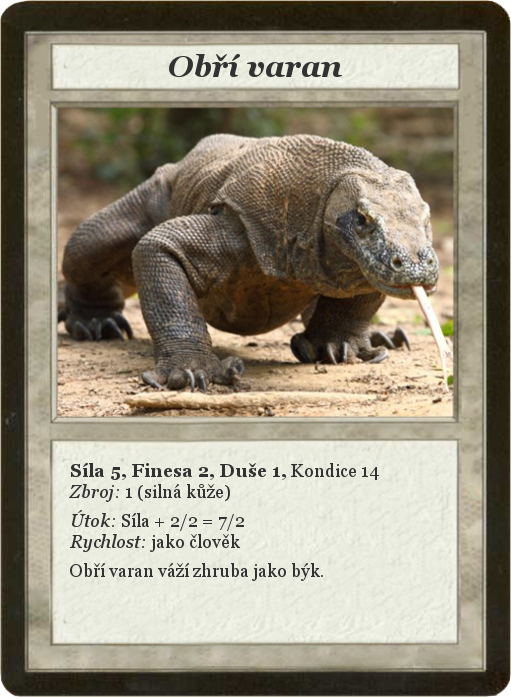
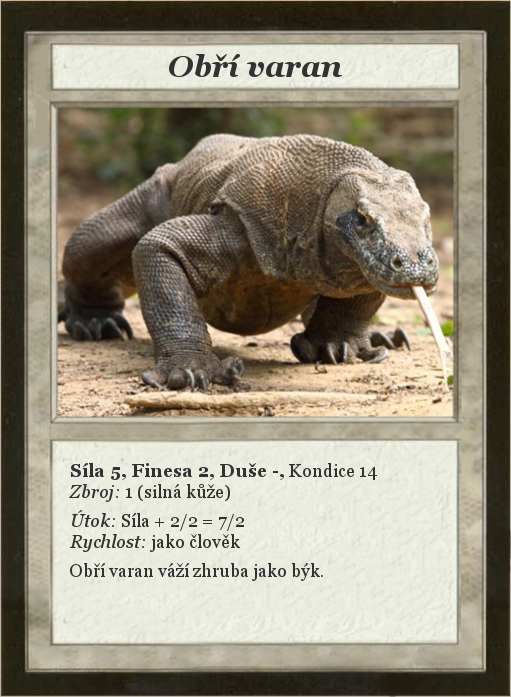
Comparing the layer stacks of the two 511×697 images. Changes:
renamed "Síla 5, Finesa 2, Duše 1, Kond..." to "Síla 5, Finesa 2, Duše -, Kond...", painted on it over [273, 463, 379, 480]
painted on "Card" over [0, 0, 511, 697]
